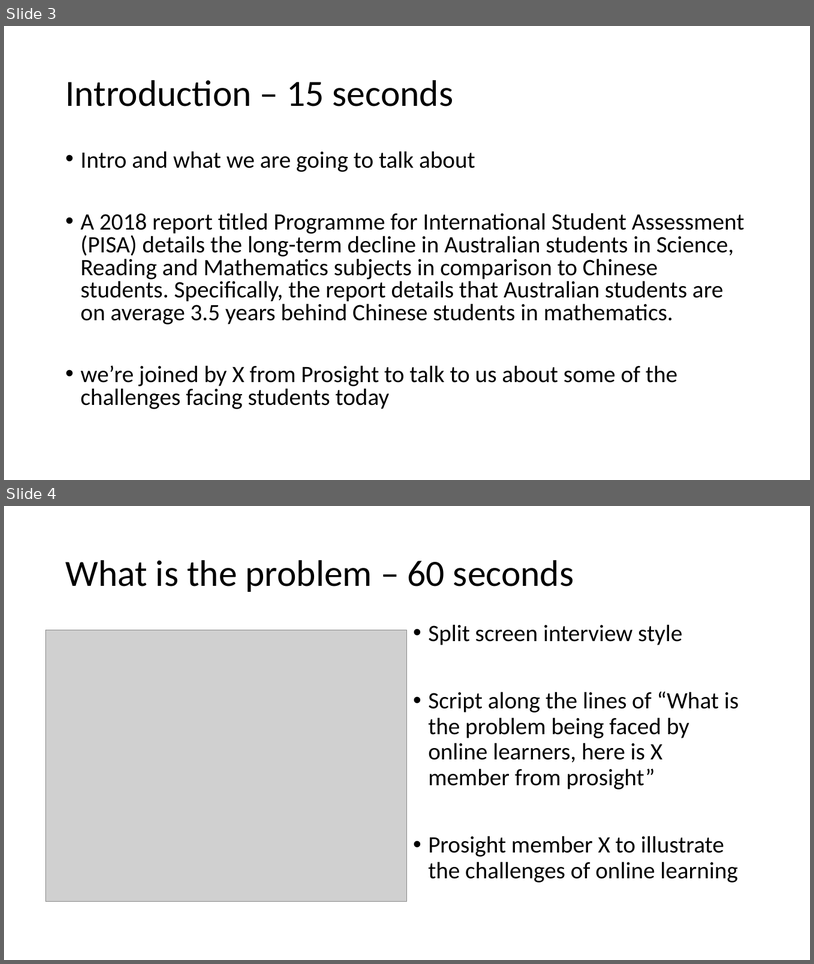
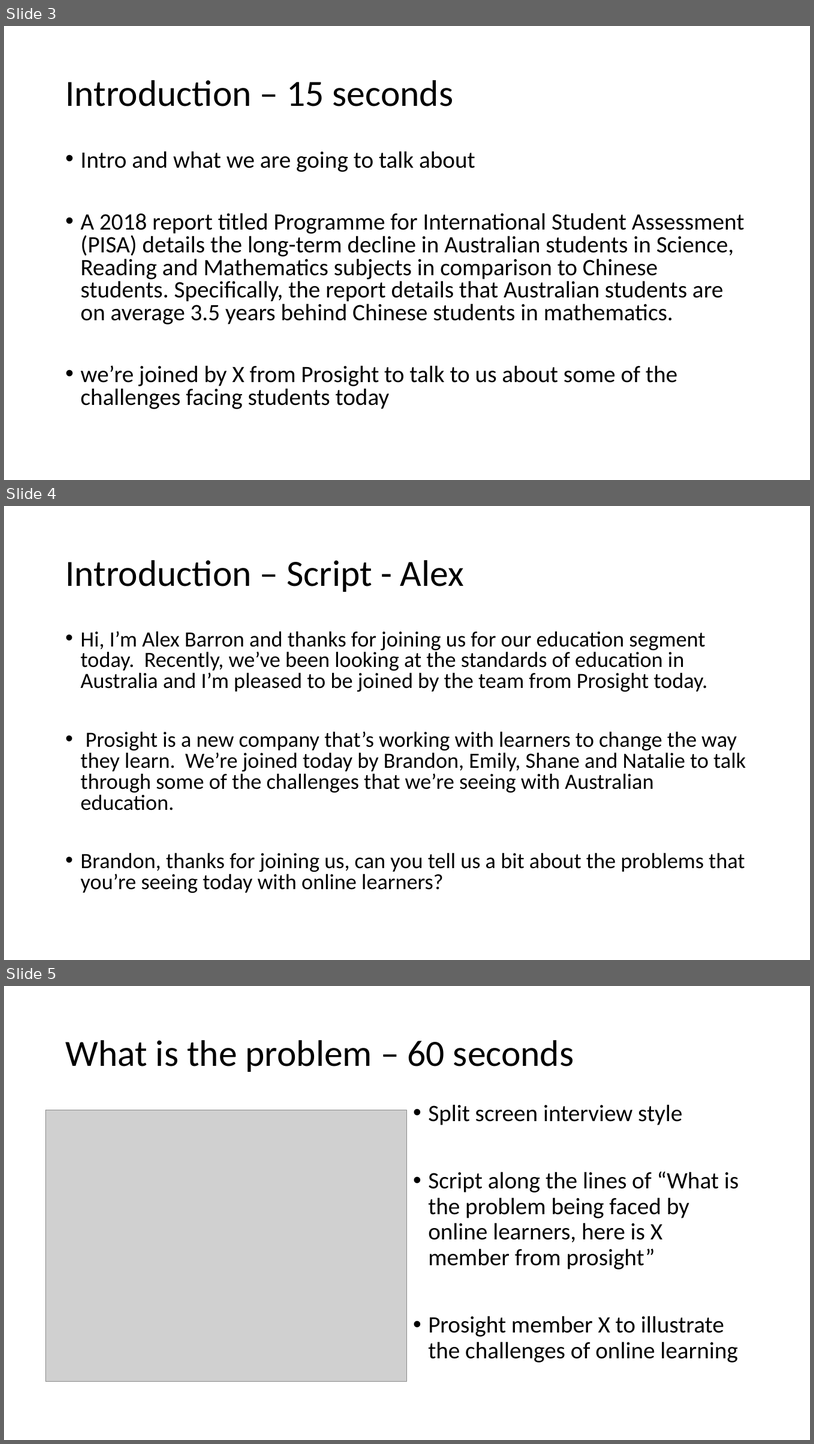
Before and after one commit to Brandon-M-Tech/Project-Assignment-3, a slide deck: storyboard-draft.pptx. Shown one above the other, each under a label of ours: slides 3 and 4 before the commit, slides 3, 4 and 5 after it. The pictures are 814x964 and 814x1444 pixels, drawn with LibreOffice and Linux fonts; fonts in the diff are those of the drawing; grey boxes stand for pictures. Boxes give left, top, right and bottom in pixels: in the first picture for what was removed or moved away, otherwise in the second. Text is boxed around its words. In the diff, an @@ line names an element or a change of style, - is before the commit and + after.

Commit message:
updated storyboard with draft script

```diff
--- a/storyboard-draft.pptx
+++ b/storyboard-draft.pptx
@@ slide 4 added at (x1=4, y1=506, x2=810, y2=960), background #FFFFFF @@
@@ title added at (x1=65, y1=560, x2=464, y2=592), 44 pt, text #000000 @@
+Introduction – Script - Alex
@@ text added at (x1=81, y1=631, x2=746, y2=893), 25.9 pt, text #000000 @@
+• Hi, I’m Alex Barron and thanks for joining us for our education segment today. Recently, we’ve been looking at the standards of education in Australia and I’m pleased to be joined by the team from Prosight today.
+• Prosight is a new company that’s working with learners to change the way they learn. We’re joined today by Brandon, Emily, Shane and Natalie to talk through some of the challenges that we’re seeing with Australian education.
+• Brandon, thanks for joining us, can you tell us a bit about the problems that you’re seeing today with online learners?
@@ what was slide 4 is now slide 5 @@
```
Also in this commit, not shown: 10 other slides added.
